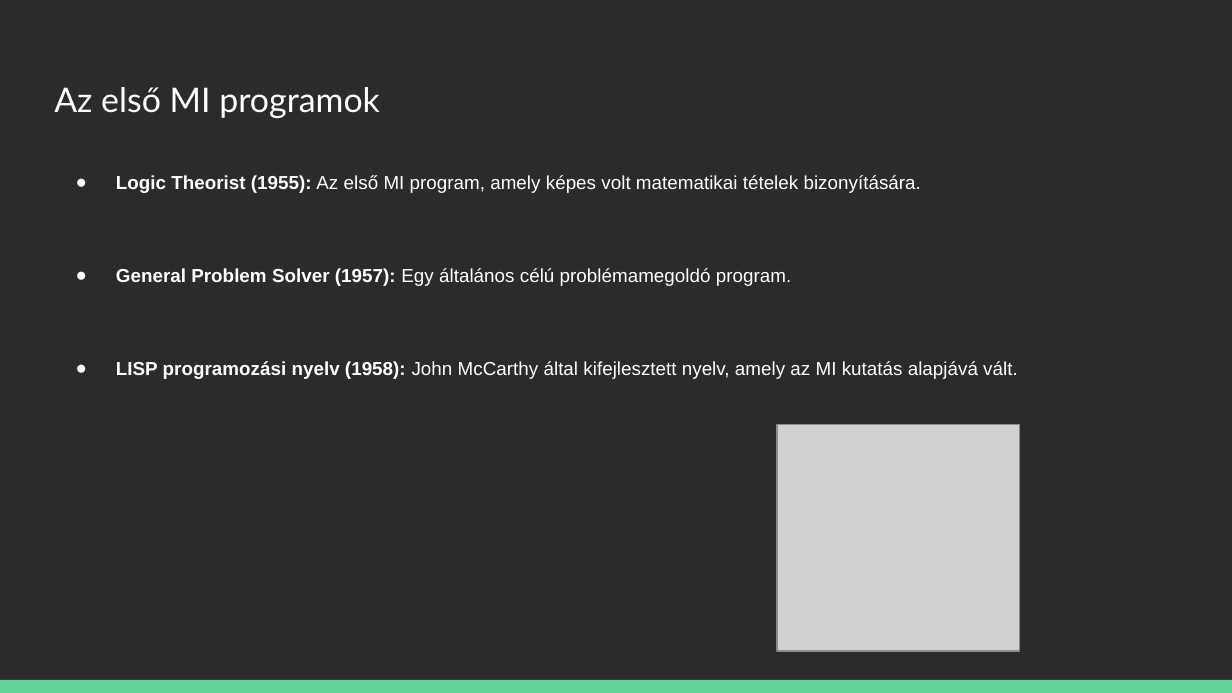
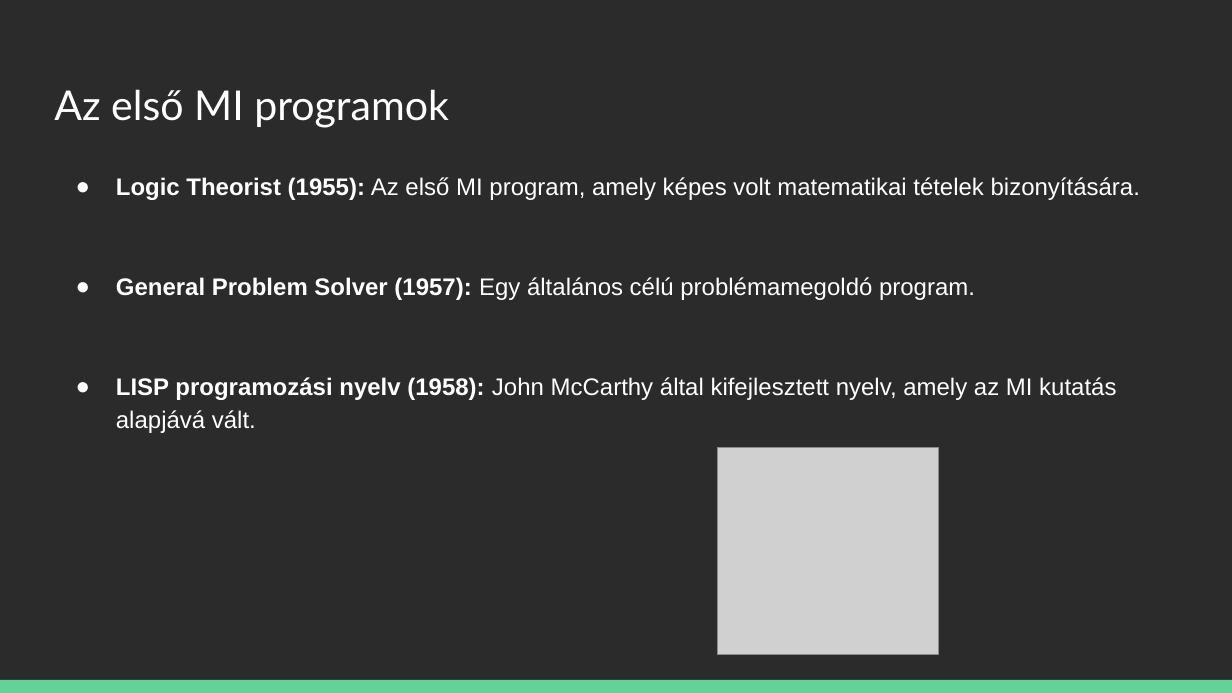
Before and after one commit to kizsi2024/12I-SZ, a slide deck: slide 4 of Potyondi Zsombor/A Mesterséges Intelligencia Történelme.pptx. Drawn at 1232x693 pixels with LibreOffice and Linux fonts; fonts in the diff are those of the drawing; grey boxes stand for pictures; background and template pictures are left out; a plain dark background stands for a picture behind light text. Boxes give left, top, right and bottom in pixels: in the first picture for what was removed or moved away, otherwise in the second. Text is boxed around its words. In the diff, an @@ line names an element or a change of style, - is before the commit and + after.

```diff
--- a/Potyondi Zsombor/A Mesterséges Intelligencia Történelme.pptx
+++ b/Potyondi Zsombor/A Mesterséges Intelligencia Történelme.pptx
@@ title "Az első MI programok" at (54, 89, 449, 128): size 19.8 to 24 pt @@
@@ text "Logic Theorist (1955): Az első ..." at (116, 177, 1140, 433): size 11 to 14 pt @@
@@ picture: place and size @@
-picture at (777, 424, 1020, 650)
+picture at (717, 448, 938, 655)
```
Also in this commit, not shown: 11 other slides changed.
